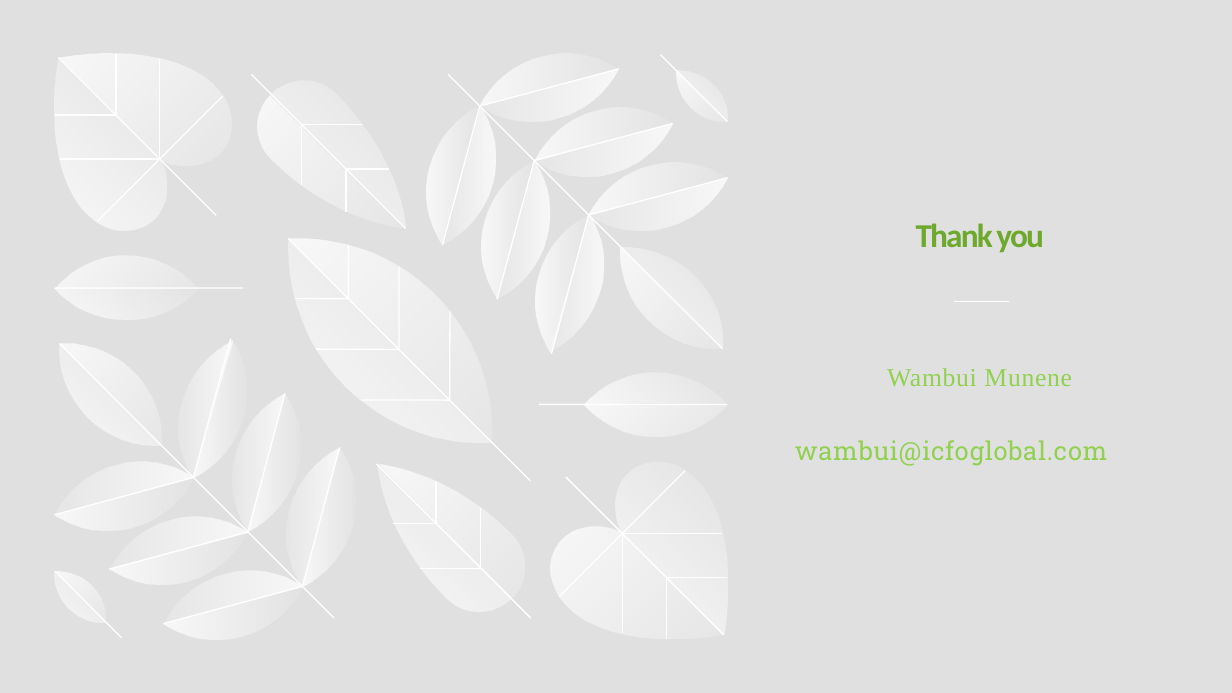
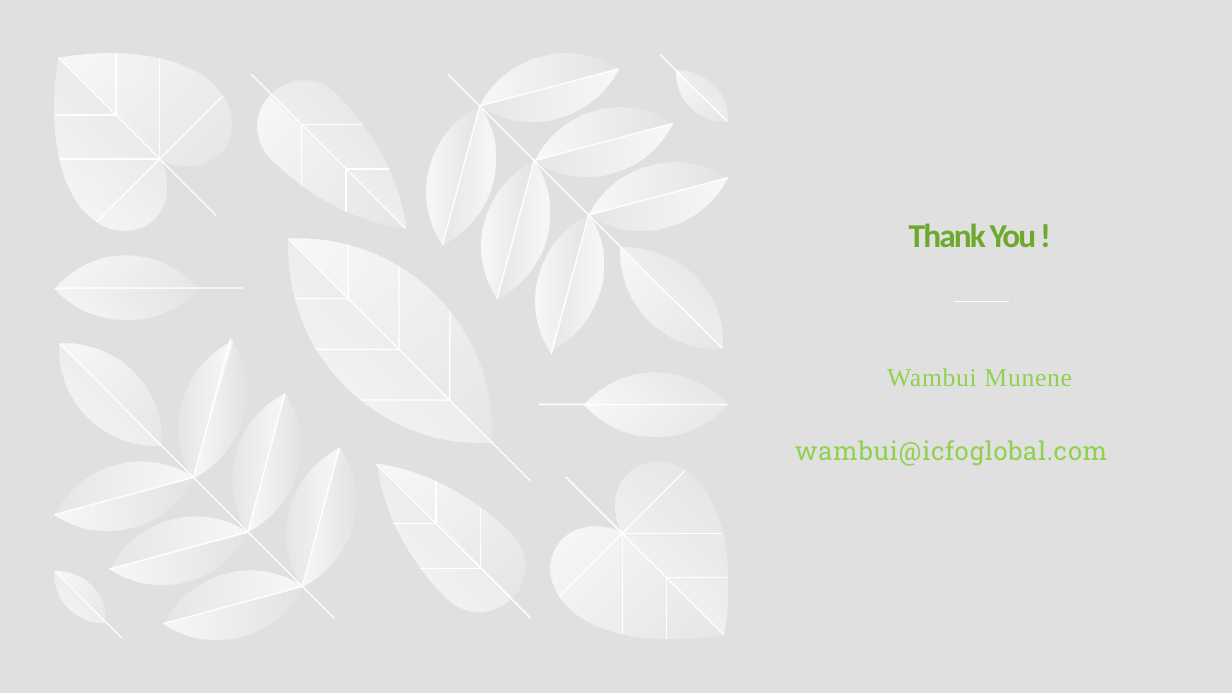
Before and after one commit to WambuiMunene/Phase-3-Project, a slide deck: slide 9 of Presentation.pptx. Drawn at 1232x693 pixels with LibreOffice and Linux fonts; fonts in the diff are those of the drawing. Boxes give left, top, right and bottom in pixels: in the first picture for what was removed or moved away, otherwise in the second. Text is boxed around its words. In the diff, an @@ line names an element or a change of style, - is before the commit and + after.

```diff
--- a/Presentation.pptx
+++ b/Presentation.pptx
@@ title at (909,223,1037,247): text changed @@
-Thank you
+Thank You !
```
Also in this commit, not shown: 8 other slides changed, 1 other file.
